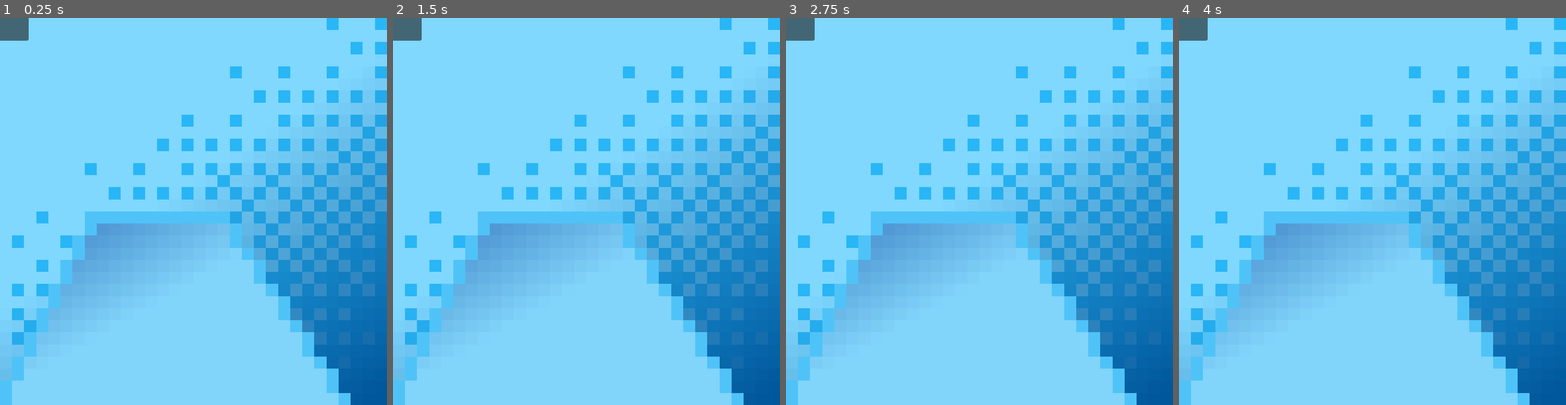
Above: before the commit, frames 1-4 (left to right).
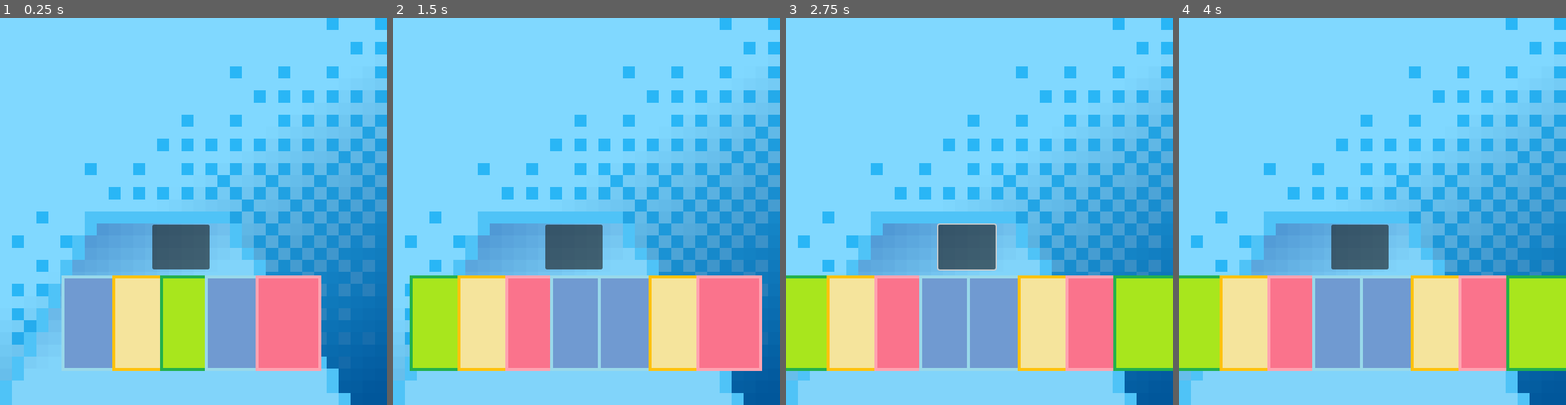
Above: after the commit, the same moments.

Repository: IdolikecakeT/card-game-linguitics
Game: Godot game, scene res://game.tscn
The game is run twice, just before and just after one commit, with the same random seed, the same clock (stepped at 60 frames per second) and the same inputs.
Inputs (mouse positions are in pixels of both pictures, inside the frame that each line leads up to):
- Up to frame 1 (0.25 s): no input
- Up to frame 2 (1.5 s): click (574, 246) at 0.52 s; tap Enter at 1.25 s; move the mouse to (671, 192) at 1.27 s; hold Right from 1.28 s (still down); tap Alt at 1.35 s; click (671, 192) at 1.42 s
- Up to frame 3 (2.75 s): tap Space at 2 s; move the mouse to (902, 230) at 2.02 s; release Right at 2.03 s; hold Down from 2.03 s (still down); tap Shift at 2.1 s
- Up to frame 4 (4 s): tap Enter at 2.75 s; move the mouse to (1411, 126) at 2.77 s; release Down at 2.78 s; hold Right 2.78-3.53 s; tap Alt at 2.85 s; tap Space at 3.5 s; move the mouse to (1353, 288) at 3.52 s; hold Up from 3.53 s (still down); tap Shift at 3.6 s; click (1353, 288) at 3.67 s

The runs differ from the first frame. In frame 1, 18% of the frame differs, in the area x 0-84%, y 0-92%; in frame 2, 24%; in frame 3, 26%, in the area x 0-100%, y 0-92%; in frame 4, 26%.

Commit message:
implementing some multiplayer mechanics

Diff:
--- a/new-game-project/cards/noun_chair.gd
+++ b/new-game-project/cards/noun_chair.gd
@@ -1,4 +1,4 @@
-extends Node2D
+extends Control
 
 
 # Called when the node enters the scene tree for the first time.
--- a/new-game-project/cards/noun_chair.tscn
+++ b/new-game-project/cards/noun_chair.tscn
@@ -3,11 +3,13 @@
 [ext_resource type="Script" uid="uid://cmhn5inaj3a3w" path="res://cards/noun_chair.gd" id="1_1ouca"]
 [ext_resource type="Texture2D" uid="uid://cj11x5ollgkhp" path="res://assets/cardblue.png" id="2_i6ikf"]
 
-[node name="noun_chair" type="Node2D" unique_id=1295459210]
+[node name="noun_chair" type="Control" unique_id=1705192243]
+layout_mode = 3
+anchors_preset = 0
 script = ExtResource("1_1ouca")
 
 [node name="Sprite2D" type="Sprite2D" parent="." unique_id=878158962]
 texture_filter = 1
 position = Vector2(-7.6293945e-06, 3.8146973e-06)
-scale = Vector2(5.5, 5.5)
+scale = Vector2(5, 5)
 texture = ExtResource("2_i6ikf")
--- a/new-game-project/cards/specialist_sorry!.gd
+++ b/new-game-project/cards/specialist_sorry!.gd
@@ -1,4 +1,4 @@
-extends Node2D
+extends Control
 
 
 # Called when the node enters the scene tree for the first time.
--- a/new-game-project/cards/specialist_sorry!.tscn
+++ b/new-game-project/cards/specialist_sorry!.tscn
@@ -3,10 +3,12 @@
 [ext_resource type="Script" uid="uid://dfi52abcgoylx" path="res://cards/specialist_sorry!.gd" id="1_1qspv"]
 [ext_resource type="Texture2D" uid="uid://ctfn8vdiic857" path="res://assets/cardyellow.png" id="2_5ecc2"]
 
-[node name="specialist_sorry!" type="Node2D" unique_id=828418988]
+[node name="specialist_sorry!" type="Control" unique_id=601813249]
+layout_mode = 3
+anchors_preset = 0
 script = ExtResource("1_1qspv")
 
 [node name="Sprite2D" type="Sprite2D" parent="." unique_id=1506139182]
 texture_filter = 1
-scale = Vector2(5.5, 5.5)
+scale = Vector2(5, 5)
 texture = ExtResource("2_5ecc2")
--- a/new-game-project/cards/support_happily.gd
+++ b/new-game-project/cards/support_happily.gd
@@ -1,4 +1,4 @@
-extends Node2D
+extends Control
 
 
 # Called when the node enters the scene tree for the first time.
--- a/new-game-project/cards/support_happily.tscn
+++ b/new-game-project/cards/support_happily.tscn
@@ -3,10 +3,12 @@
 [ext_resource type="Script" uid="uid://bpewxk06o00qx" path="res://cards/support_happily.gd" id="1_4cai3"]
 [ext_resource type="Texture2D" uid="uid://wrcicidwxwu6" path="res://assets/cardgreen.png" id="2_j8g8w"]
 
-[node name="support_happily" type="Node2D" unique_id=1751496549]
+[node name="support_happily" type="Control" unique_id=2007467488]
+layout_mode = 3
+anchors_preset = 0
 script = ExtResource("1_4cai3")
 
 [node name="Sprite2D" type="Sprite2D" parent="." unique_id=1440218952]
 texture_filter = 1
-scale = Vector2(5.5, 5.5)
+scale = Vector2(5, 5)
 texture = ExtResource("2_j8g8w")
--- a/new-game-project/cards/verbgo.gd
+++ b/new-game-project/cards/verbgo.gd
@@ -1,4 +1,4 @@
-extends Node2D
+extends Control
 
 
 # Called when the node enters the scene tree for the first time.
--- a/new-game-project/cards/verbgo.tscn
+++ b/new-game-project/cards/verbgo.tscn
@@ -3,10 +3,12 @@
 [ext_resource type="Script" uid="uid://bikve2y3sal5p" path="res://cards/verbgo.gd" id="1_ou6gv"]
 [ext_resource type="Texture2D" uid="uid://d0decvl5gskdw" path="res://assets/cardred.png" id="2_xirsu"]
 
-[node name="verbgo" type="Node2D" unique_id=1195122372]
+[node name="verbgo" type="Control" unique_id=19592911]
+layout_mode = 3
+anchors_preset = 0
 script = ExtResource("1_ou6gv")
 
 [node name="Sprite2D" type="Sprite2D" parent="." unique_id=2045943721]
 texture_filter = 1
-scale = Vector2(5.5, 5.5)
+scale = Vector2(5, 5)
 texture = ExtResource("2_xirsu")
--- a/new-game-project/drawacard.gd
+++ b/new-game-project/drawacard.gd
@@ -1,46 +1,46 @@
 extends Node2D
 @onready var gameinfo = get_parent()
 # button + other mechanics (coming soon) can only be interacted w/ if it is their turn or anarchy state
-var playerhand
-var playerdeck
 
 func _ready() -> void:
-	playerhand = gameinfo.playerhand
-	playerdeck = gameinfo.playerdeck
-
-
-	pass # Replace with function body.
+	pass
 
 
 # Called every frame. 'delta' is the elapsed time since the previous frame.
 func _process(delta: float) -> void:
 	pass
 
+func _on_button_pressed() -> void:
+	# if its their turn
+	drawcard(gameinfo.get_current_player()[1],1)
 
-func _on_button_pressed() -> void:
-	drawcard(1)
 
-func drawcard(amount):
-	for times in amount:
-		if gameinfo.playerdeck.is_empty():
+func drawcard(player:int,amount):
+	for card in range(amount):
+		var source = gameinfo.players[player].deck
+		if source.is_empty():
+			source = gameinfo.saidpile
+
+		if source.is_empty():
+			print("no cards remaining!")
+			break
+		take_cards(source,gameinfo.players[player].hand,1)
+	get_node("/root/Game/hand").update_hand(player)
+
+func take_cards(takefrom:Array,taketo:Array,quantity:int):
+	for times in quantity:
+		if takefrom.is_empty():
+			print("error empty")
 			return
-		# Randomly select a card in the deck
-		# also will only work if it is their turn or anarchy state
-		var index = randi_range(0, gameinfo.playerdeck.size() - 1)
 
-		print(playerdeck)
-		print(playerdeck.size())
-		print(index)
-
-		var chosencard = gameinfo.playerdeck[index]
+		var index = randi_range(0, takefrom.size() - 1)
+		var chosencard = takefrom[index]
 
 		# Remove it from the deck
-		gameinfo.playerdeck.remove_at(index)
+		takefrom.remove_at(index)
+		# Add the card to the handn
+		taketo.append(chosencard)
 
-		# Load and instantiate the card scene
-		var card_scene = load(chosencard)
-		var card = card_scene.instantiate()
-
-		# Add the card to the hand
-		gameinfo.playerhand.append(card)
-		get_node("/root/Game/hand/handui").add_child(card)
+func startout(players : Array):
+	for index in range(len(gameinfo.players)):
+		drawcard(index,gameinfo.startingcardsamount)
--- a/new-game-project/game.gd
+++ b/new-game-project/game.gd
@@ -1,7 +1,15 @@
 extends Node2D
-var playerhand = []
-var playerdeck = []
+var saidpile = []
+const startingcardsamount = 5
+var current_player = 0
+const numberofplayers = 4
+var players = []
+class Playerdata:
+	var hand = []
+	var deck = []
 
+func get_current_player():
+	return [players[current_player],current_player]
 
 func get_all_scenes(directory_path: String) -> Array:
 	var dir = DirAccess.open(directory_path)
@@ -31,8 +39,15 @@
 
 # Called when the node enters the scene tree for the first time.
 func _ready() -> void:
-	pass # Replace with function body.
-	playerdeck =get_all_scenes ("res://cards/")
+	for i in range(numberofplayers):
+		players.append(Playerdata.new())
+
+	for player in range(len(players)):
+		for cards in get_all_scenes ("res://cards/"):
+			players[player].deck.append(cards)
+			players[player].deck.append(cards)
+
+	$drawacard.startout(players)
 
 # Called every frame. 'delta' is the elapsed time since the previous frame.
 func _process(delta: float) -> void:
--- a/new-game-project/game.tscn
+++ b/new-game-project/game.tscn
@@ -13,3 +13,6 @@
 [node name="hand" parent="." unique_id=1290350709 instance=ExtResource("2_e2o6t")]
 
 [node name="drawacard" parent="." unique_id=1645841260 instance=ExtResource("4_fc0e3")]
+position = Vector2(303, 383)
+
+[node name="Timer" type="Timer" parent="." unique_id=2062188803]
--- /dev/null
+++ b/new-game-project/hand.gd
@@ -0,0 +1,23 @@
+extends Control
+@onready var gameinfo = get_parent()
+
+# Called when the node enters the scene tree for the first time.
+func _ready() -> void:
+	pass # Replace with function body.
+
+
+# Called every frame. 'delta' is the elapsed time since the previous frame.
+func _process(delta: float) -> void:
+	pass
+
+
+func update_hand(player_index:int):
+	# Remove the currently displayed cards
+	for card in $handui.get_children():
+		card.queue_free()
+
+	# Create a visual card for each card in the player's hand
+	for card_path in gameinfo.players[player_index].hand:
+		var card_scene = load(card_path)
+		var card = card_scene.instantiate()
+		$handui.add_child(card)
--- a/new-game-project/hand.tscn
+++ b/new-game-project/hand.tscn
@@ -1,9 +1,19 @@
 [gd_scene format=3 uid="uid://mikdra0s71ip"]
 
-[node name="hand" type="Node2D" unique_id=1290350709]
+[ext_resource type="Script" uid="uid://bmmgme4dteah" path="res://hand.gd" id="1_u4p2i"]
+
+[node name="hand" type="Control" unique_id=628944523]
+layout_mode = 3
+anchors_preset = 0
+script = ExtResource("1_u4p2i")
 
 [node name="handui" type="HBoxContainer" parent="." unique_id=1192665470]
-offset_top = 416.0
-offset_right = 648.0
-offset_bottom = 648.0
+texture_repeat = 2
+custom_minimum_size = Vector2(2.44, 0)
+layout_mode = 0
+offset_left = -1.0
+offset_top = 511.0
+offset_right = 648.22
+offset_bottom = 521.0
+theme_override_constants/separation = 80
 alignment = 1
Not shown, added: new-game-project/hand.gd.uid
